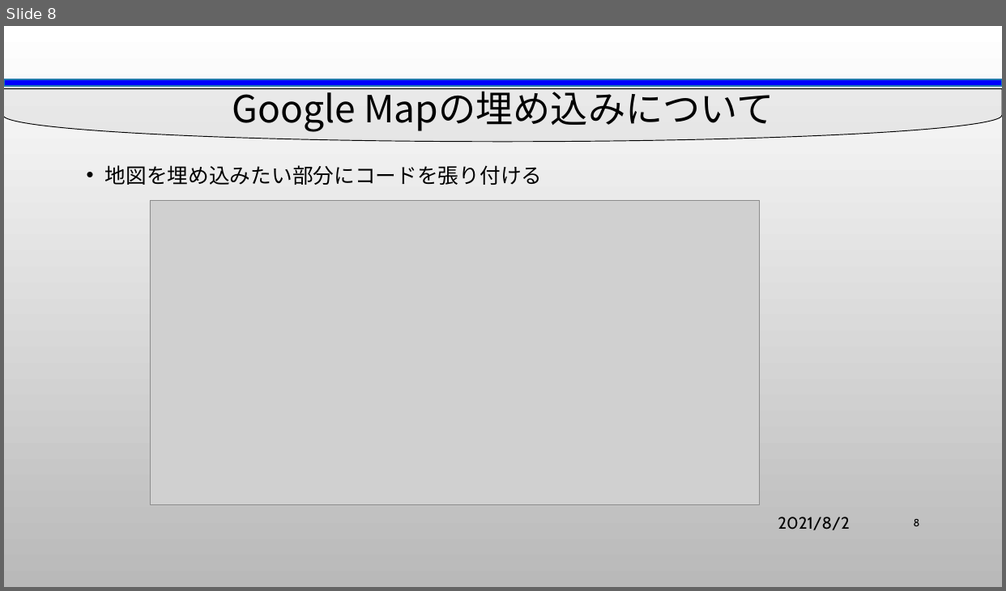
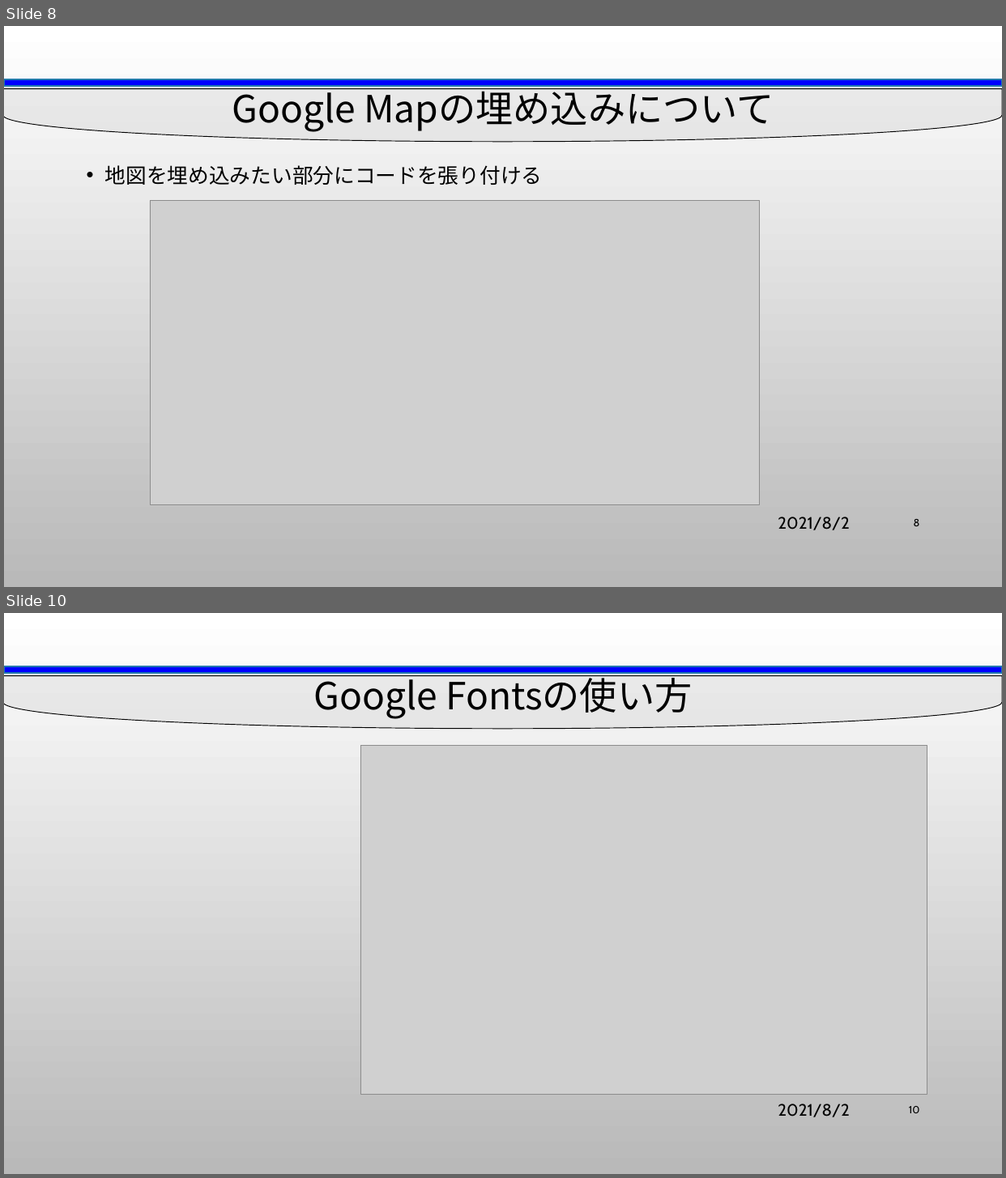
Before and after one commit to yuedackg/WEBdesign2021, a slide deck: #8_0624/WEBデザイン1_評価課題.pptx. Shown one above the other, each under a label of ours: slide 8 before the commit, slides 8 and 10 after it; the slides between them are not shown. The pictures are 1006x591 and 1006x1178 pixels, drawn with LibreOffice and Linux fonts; fonts in the diff are those of the drawing; grey boxes stand for pictures; background and template pictures are left out. Boxes give left, top, right and bottom in pixels: in the first picture for what was removed or moved away, otherwise in the second. Text is boxed around its words. In the diff, an @@ line names an element or a change of style, - is before the commit and + after.

```diff
--- a/#8_0624/WEBデザイン1_評価課題.pptx
+++ b/#8_0624/WEBデザイン1_評価課題.pptx
@@ slide 10 added at box(4, 613, 1002, 1174), background picture (left out); not listed: 2 template elements that a slide beside it also shows @@
@@ title added at box(313, 671, 692, 719), 36 pt, text #000000 @@
+Google Fontsの使い方
@@ picture added at box(361, 746, 928, 1095) @@
@@ text added at box(778, 1104, 849, 1118), 16 pt, text #000000 @@
+2021/8/2
@@ page number added at box(909, 1106, 920, 1114), 10 pt, text #000000 @@
+10
```
Also in this commit, not shown: 1 slide changed, 2 other slides added, 1 other file.
